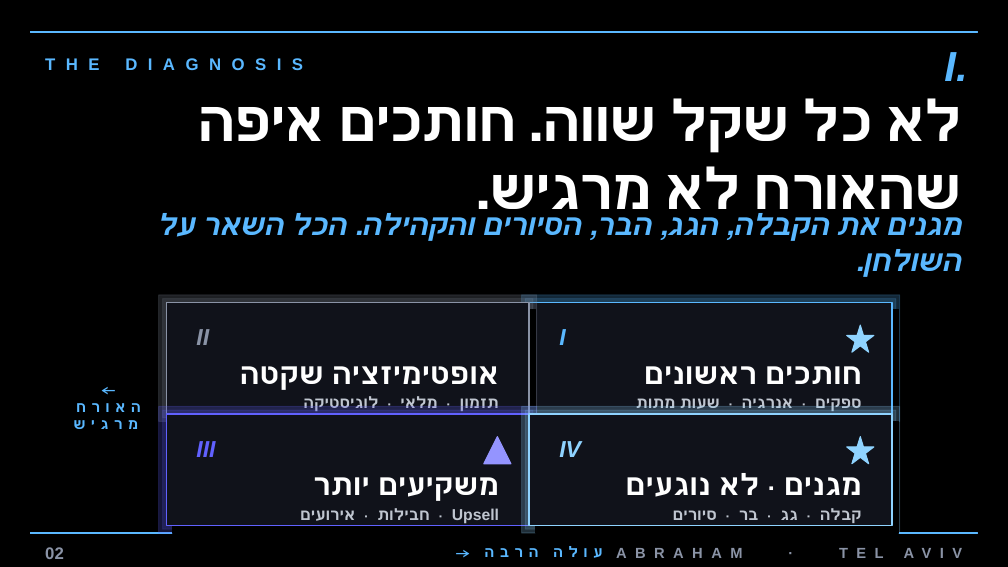
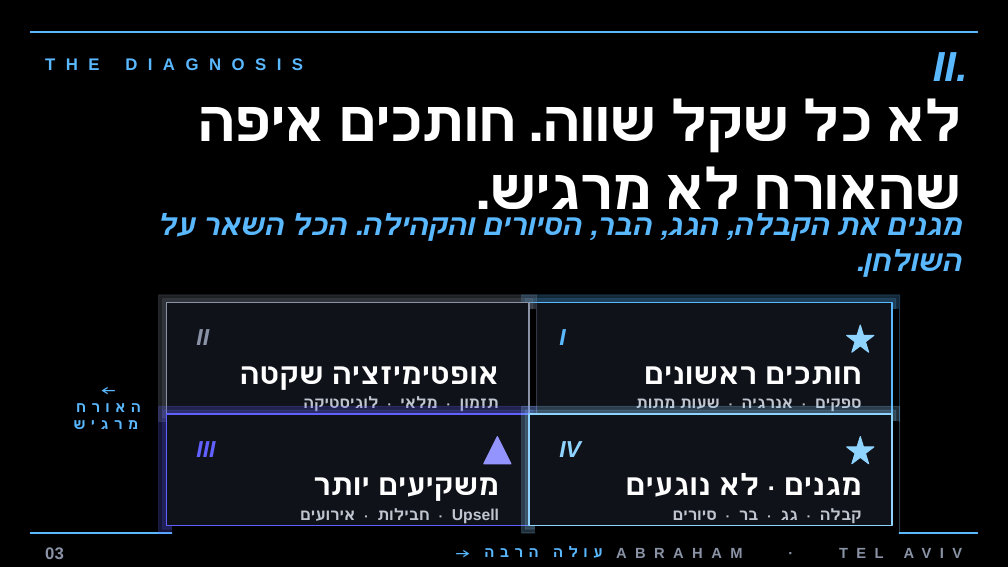
Before and after one commit to gitteromri-ux/abraham-tel-aviv-gm, a slide deck: slide 3 of abraham-gm-deck.pptx (slide 2 before the commit). Drawn at 1008x567 pixels with LibreOffice and Linux fonts; fonts in the diff are those of the drawing. Boxes give left, top, right and bottom in pixels: in the first picture for what was removed or moved away, otherwise in the second. Text is boxed around its words. In the diff, an @@ line names an element or a change of style, - is before the commit and + after.

```diff
--- a/abraham-gm-deck.pptx
+++ b/abraham-gm-deck.pptx
@@ text at bbox=[933, 52, 968, 81]: text changed @@
-I.
+II.
@@ text at bbox=[45, 547, 64, 559]: text changed @@
-02
+03
```
Also in this commit, not shown: 1 other slide changed, 3 other files.
